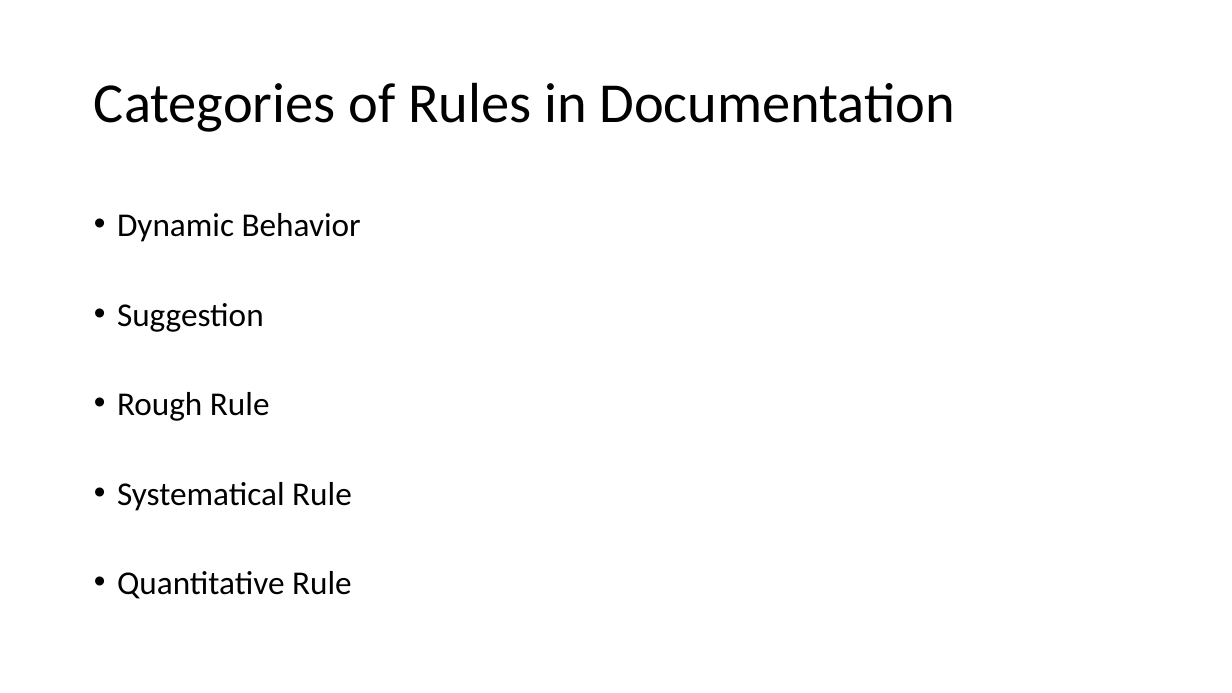
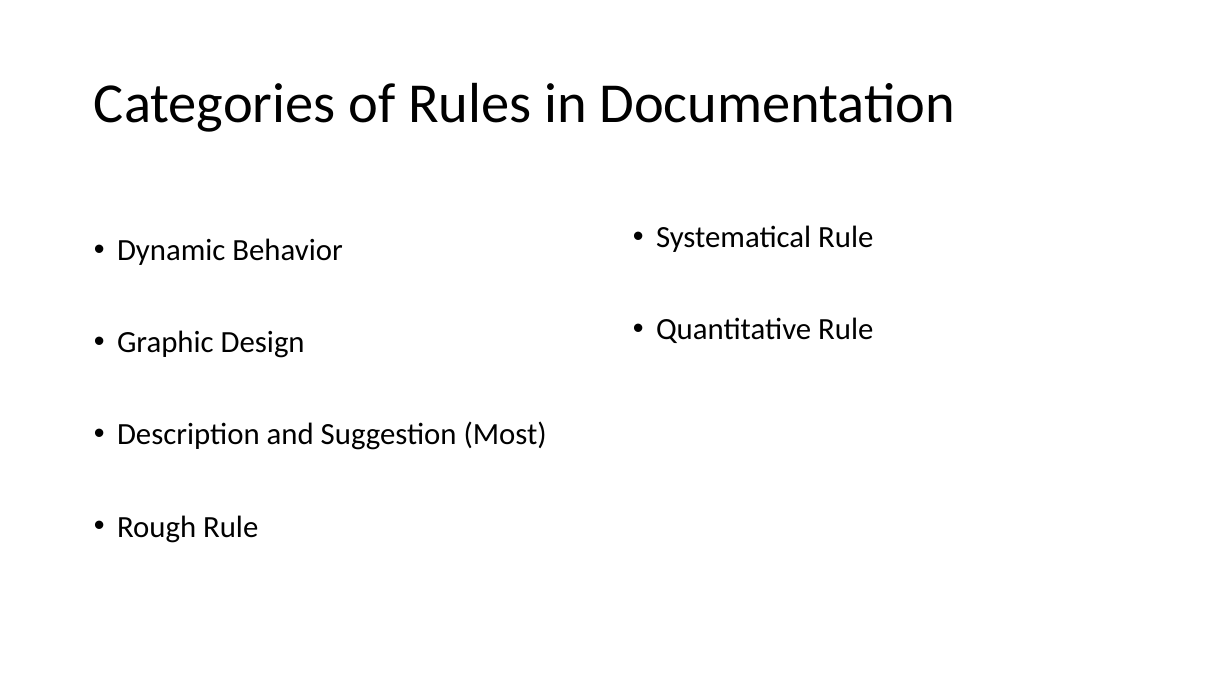
Before and after one commit to MulongXie/AppRuleCheck-Android, a slide deck: slide 3 of doc/week2.pptx (slide 2 before the commit). Drawn at 1232x693 pixels with LibreOffice and Linux fonts; fonts in the diff are those of the drawing. Boxes give left, top, right and bottom in pixels: in the first picture for what was removed or moved away, otherwise in the second. Text is boxed around its words. In the diff, an @@ line names an element or a change of style, - is before the commit and + after.

```diff
--- a/doc/week2.pptx
+++ b/doc/week2.pptx
@@ text "Dynamic Behavior": place and size @@
-text "Dynamic Behavior" at [117,213,361,599]
+text "Dynamic Behavior" at [117,238,547,543]
@@ text at [117,238,342,543]: size 25.9 to 24 pt in "Dynamic Behavior", "Rough Rule"; line spacing 0.8 to 0.9 @@
@@ text added at [656,225,873,343], 24 pt, text #000000 @@
+• Systematical Rule
+• Quantitative Rule
@@ text at [117,330,547,450]: text changed; size 25.9 to 24 pt @@
-• Suggestion
+• Graphic Design
+• Description and Suggestion (Most)
@@ text at [117,482,352,599]: paragraphs removed @@
-• Systematical Rule
-• Quantitative Rule
```
Also in this commit, not shown: 5 other slides changed, 8 slides added, 3 other files.
